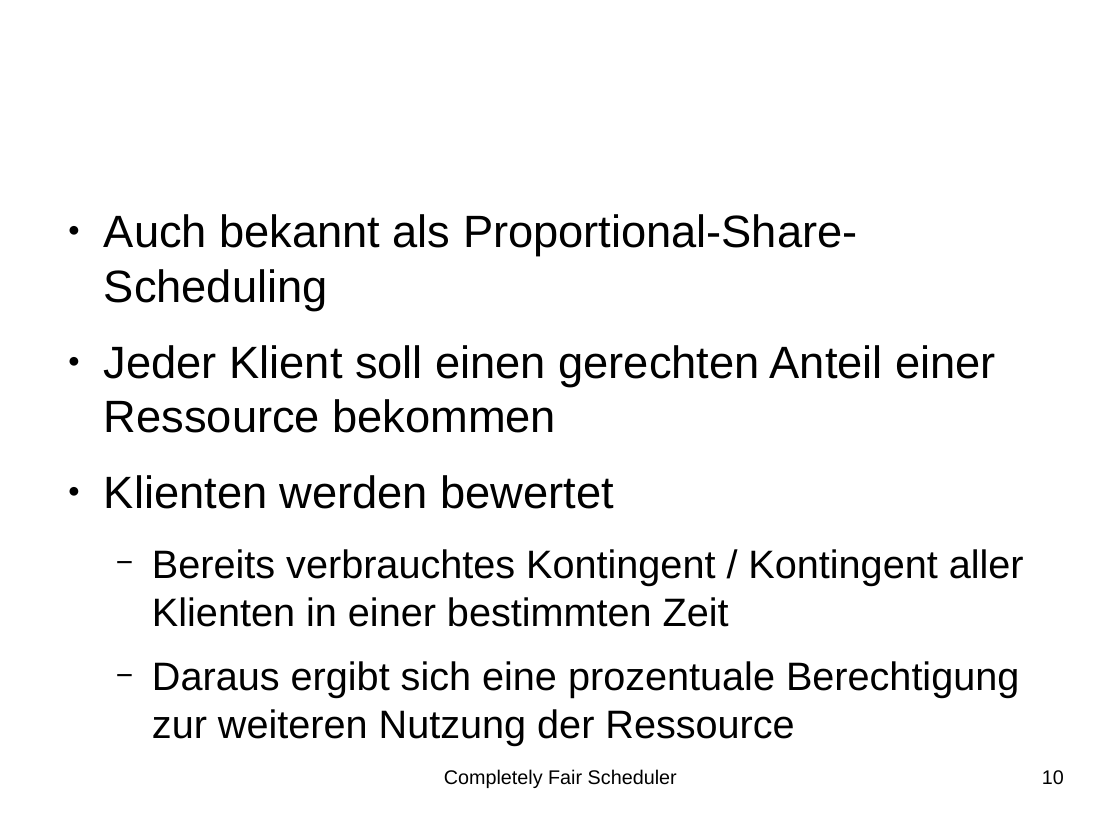
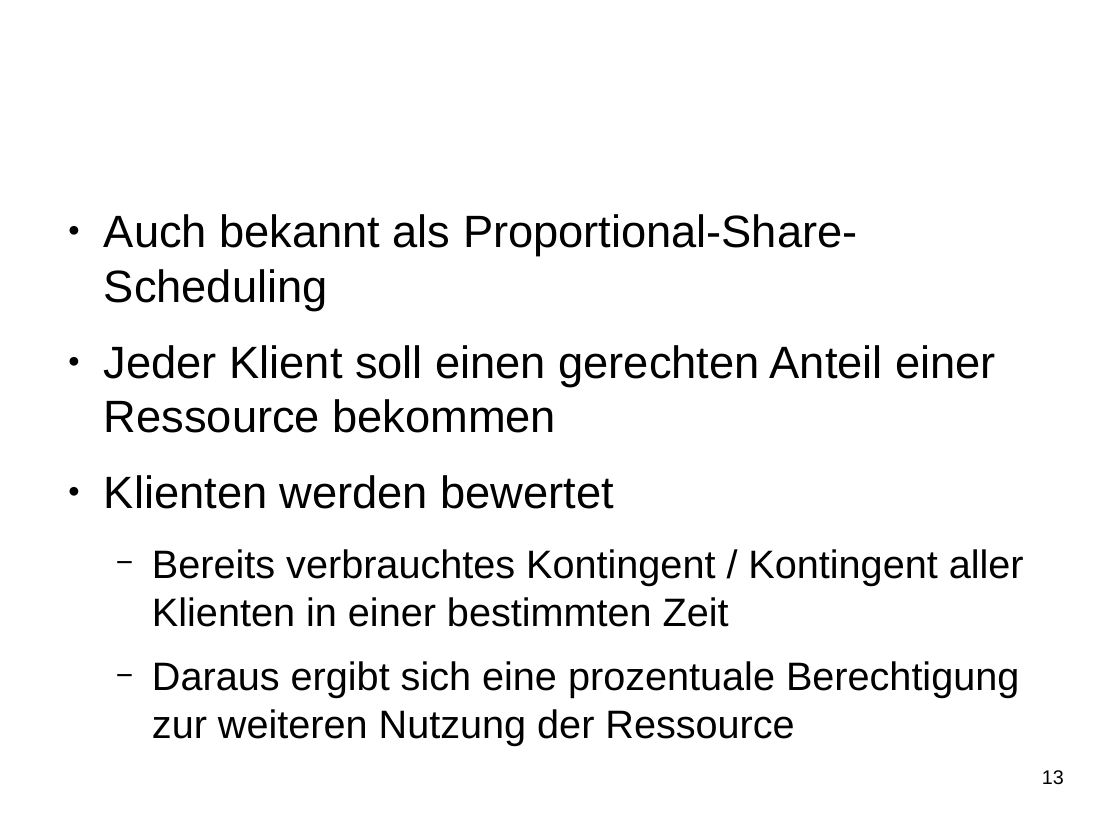
Before and after one commit to SeminararbeitCFS/main, a slide deck: slide 13 of vortrag/vortrag_CFS.odp (slide 10 before the commit). Drawn at 1120x840 pixels with LibreOffice and Linux fonts; fonts in the diff are those of the drawing; background and template pictures are left out. Boxes give left, top, right and bottom in pixels: in the first picture for what was removed or moved away, otherwise in the second. Text is boxed around its words. In the diff, an @@ line names an element or a change of style, - is before the commit and + after.

```diff
--- a/vortrag/vortrag_CFS.odp
+++ b/vortrag/vortrag_CFS.odp
@@ text removed at box(444, 769, 677, 788) @@
-Completely Fair Scheduler
@@ page number at box(1042, 770, 1064, 785): text changed @@
-10
+13
```
Also in this commit, not shown: 10 other slides changed, 9 slides added, 1 slide removed, 2 other files.
